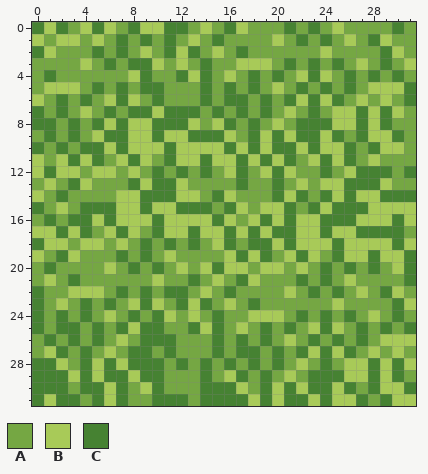
Pixel-art sprite: src/client/public/grass.png. This is how it looked before the edit.
The file is 32x32 pixels.
Palette (. is transparent): A #75a743  B #a8ca58  C #468232
Pixels before, first column x 0:
 0 CBCABCBACBBCCABACBAAACACABAAAACA
 1 BABBABACACACABACAAAABACACABACBAA
 2 CBAAACACABACBCABACAAAAAABAAAACBA
 3 AAAABACACCBABACAABBBACACACABACAB
 4 ACAAAAAABCAACBCABACACABCBACACACA
 5 ABBBACACACCAAACACACABACACACABBBC
 6 BACACABCBACAAACACCACACBCBCABABAC
 7 CACABACACCBCCCACACACABACABBCBCBA
 8 CCACACBCBBCCCBABCACABACCCBBCBCAA
 9 ACACABCCBBCBBCCCBACBCBCCBCACBBCA
10 CACACCBCBBBCBBBBCBCBCCBCBBCACBBA
11 BABCBCABCBACBBCBBCBCBCABCBCABAAA
12 BCBBABBABACACACABCABCBAACABCCCAC
13 ABACBAAACBCCBAAAACAACABABBCCCBAA
14 BACAAAABBCCCBBACBAAACBCACBCBBCCC
15 CABACCCBBCBBCCCACBABBCACBCCCBBBB
16 ACACCBCBBBCBBBBCBABCBCBBCCCBBBCB
17 BBCBCABCBACBBCBBCBCBCCBBCBBCCCCA
18 CBBABBABACACACABCACCBCBBBCBBBBCB
19 BACBAAACACABAAAABCBCABCBACBBCBBC
20 ACAAAABACACABABCBBABBABACACACABC
21 ABACAAAAAABAACABACBAAACACABAAAAC
22 CAABBBACACACCABACAAAABACACABACBA
23 CABACACABCBACBCABACAAAAAABAAAACB
24 CACACABACACBABACAABBBACACACABACA
25 CACCACACBCCAACBCABACACABCBACACAC
26 ACACACABACCCAAACACACABACACACABBB
27 ABCACABACCACAAACACCACACBCBCABABA
28 CCBACBCBCCCACACACACACABACABBCBCB
29 CCCBCBCCBCCAAACABCACABACCCBBCBCA
30 CCCACCBCABCAAACCCBACBCBCCBCACBBC
31 CBCCACBCAACCCACCCCBCBCCBCBBCACBB
After the commit:
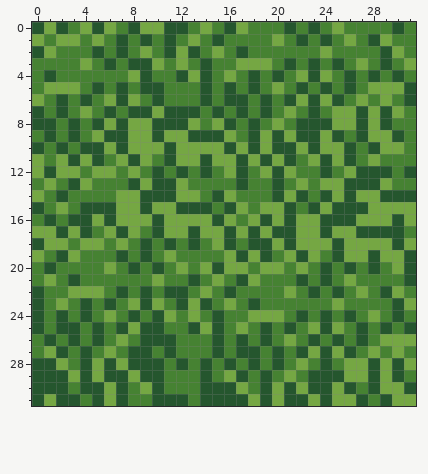
The exact change:
colour A: #75a743 -> #468232
colour B: #a8ca58 -> #75a743
colour C: #468232 -> #25562e
Where, in picture pixels (left, top, right, bottom), the same in both pictures:
changed: (32, 22, 416, 406)
